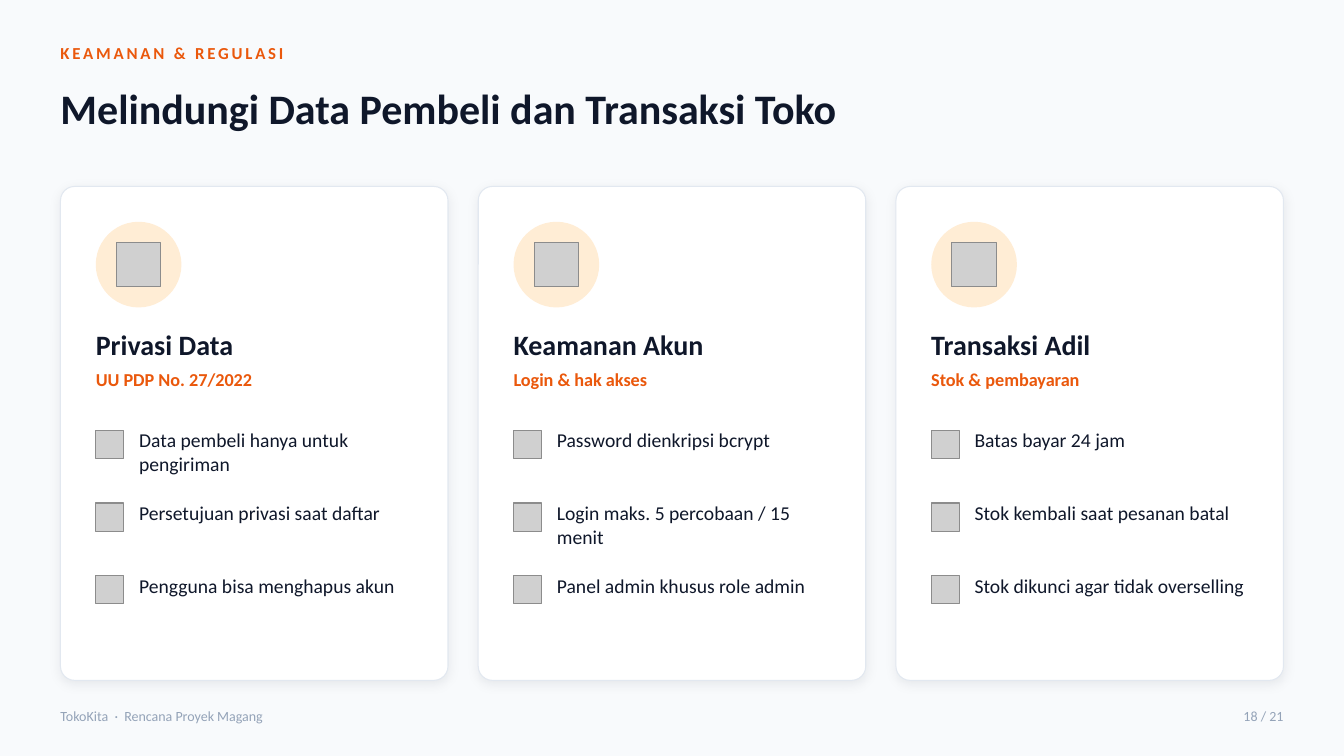
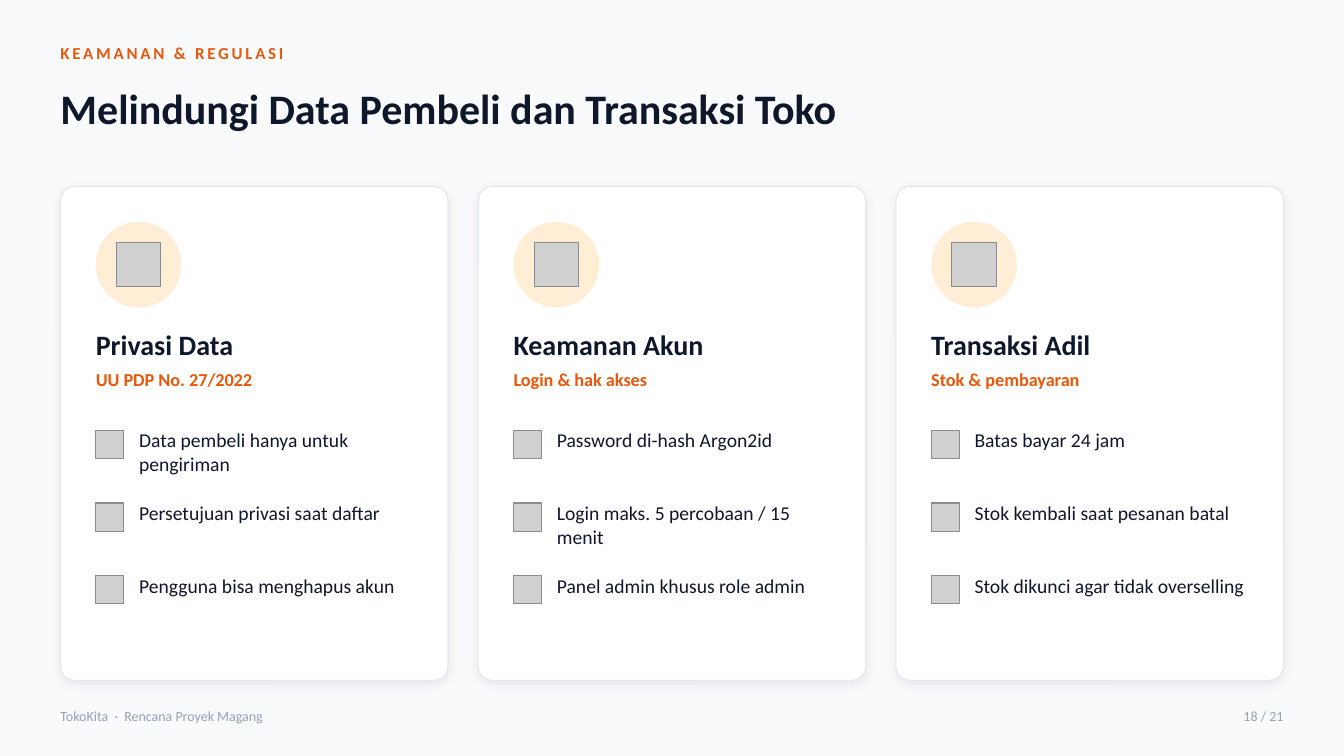
Before and after one commit to Magang-Project-Cmlabs/ecommerce, a slide deck: slide 17 of docs/Presentasi_ECommerce_TokoKita.pptx. Drawn at 1344x756 pixels with LibreOffice and Linux fonts; fonts in the diff are those of the drawing; grey boxes stand for pictures. Boxes give left, top, right and bottom in pixels: in the first picture for what was removed or moved away, otherwise in the second. Text is boxed around its words. In the diff, an @@ line names an element or a change of style, - is before the commit and + after.

```diff
--- a/docs/Presentasi_ECommerce_TokoKita.pptx
+++ b/docs/Presentasi_ECommerce_TokoKita.pptx
@@ text at [557, 433, 772, 451]: text changed @@
-Password dienkripsi bcrypt
+Password di-hash Argon2id
```
Also in this commit, not shown: 2 other slides changed, 18 other files.
